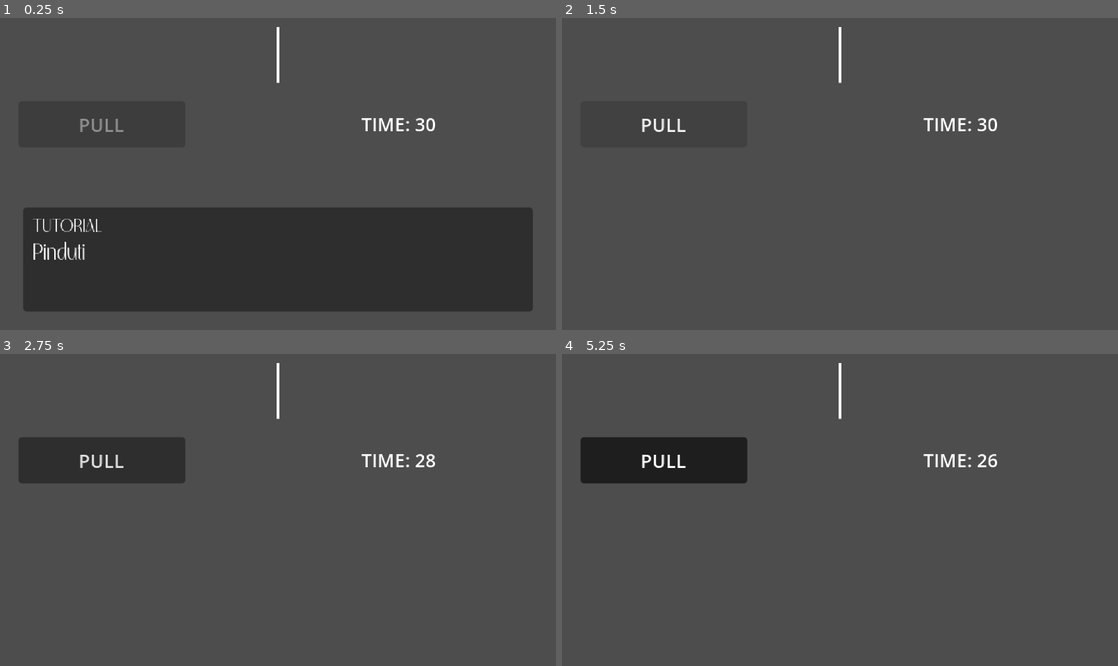
Above: before the commit, frames 1-4 (two rows, left to right).
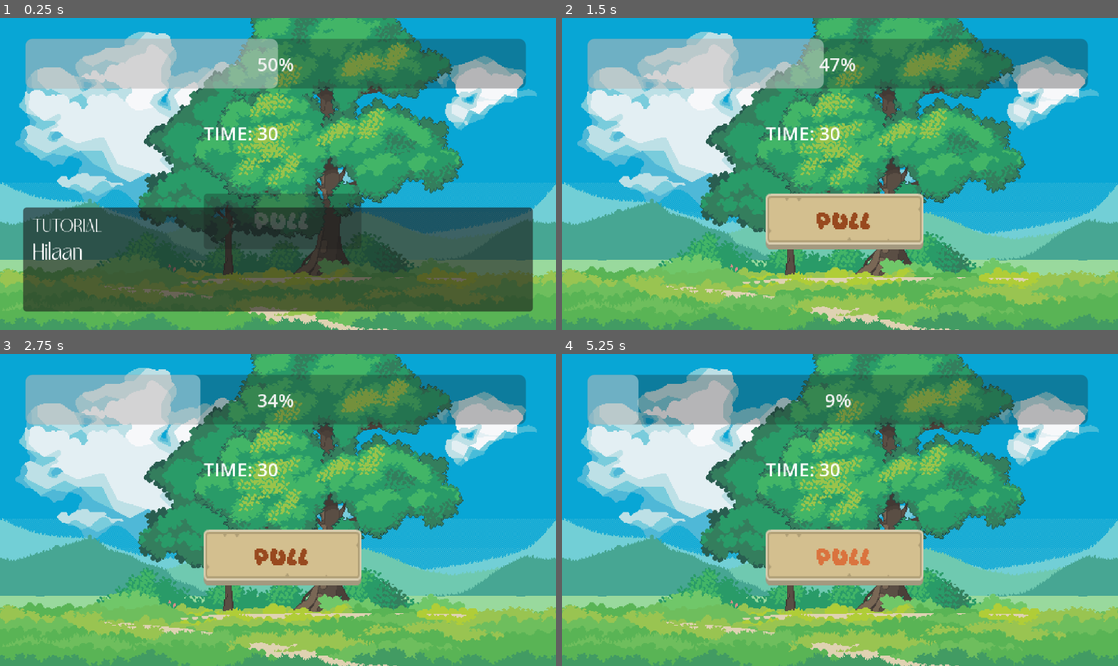
Above: after the commit, the same moments.

Repository: ChrisF29/lakbayan-project
Game: Godot game, scene res://minigames/hilaan_lubid.tscn
Same seed, same stepped clock (60 frames per second), same inputs: the game is played once before the commit and once after it. This scene is started directly instead of the project's main scene.
Inputs (mouse positions are in pixels of both pictures, inside the frame that each line leads up to):
- Up to frame 1 (0.25 s): no input
- Up to frame 2 (1.5 s): tap Enter at 0.5 s; move the mouse to (962, 158) at 0.52 s; hold D (right) 0.53-1.25 s; tap E (interact) at 0.6 s; click (962, 158) at 0.67 s; click "PULL" at 1.25 s
- Up to frame 3 (2.75 s): drag from (166, 525) to (250, 572) at 2.02 s
- Up to frame 4 (5.25 s): move the mouse to (895, 441) at 2.77 s; hold D (right) 2.78-3.5 s; tap E (interact) at 2.85, 4.35 s; drag from (812, 572) to (673, 463) at 3.52 s; move the mouse to (1006, 556) at 4.27 s; hold A (left) 4.28-5 s; drag from (673, 463) to (756, 432) at 5.02 s

The runs differ from the first frame. In frame 1, 96% of the frame differs, in the area x 0-100%, y 0-100%; in frame 2, 99%; in frame 3, 99%; in frame 4, 99%.

Commit message:
Add new texture assets and their import configurations
- Added 'orig.png' texture asset with corresponding import settings for compressed texture.
- Added 'vecteezy_versatile-twisted-fiber-rope-for-various-uses_54300354.png' texture asset, which is too large to diff, along with its import configuration for compressed texture.

Diff:
--- a/minigames/hilaan_lubid.tscn
+++ b/minigames/hilaan_lubid.tscn
@@ -2,6 +2,16 @@
 
 [ext_resource type="Script" uid="uid://cogj83xaavu47" path="res://minigames/scripts/hilaan_lubid.gd" id="1_hilaan_lubid"]
 [ext_resource type="PackedScene" uid="uid://dsm6pv2lhxdee" path="res://scenes/dialogue_box.tscn" id="2_dialogue_box"]
+[ext_resource type="Texture2D" uid="uid://rcbvr2c6xc7e" path="res://assets/orig.png" id="2_l1j6q"]
+[ext_resource type="FontFile" uid="uid://xvmg0to5anpq" path="res://assets/fonts/Daydream DEMO.otf" id="3_hih2x"]
+[ext_resource type="Texture2D" uid="uid://cdjdbfdy82giq" path="res://assets/buttonLong_beige.png" id="4_je3ro"]
+[ext_resource type="Texture2D" uid="uid://besv0c1iluoo7" path="res://assets/buttonLong_beige_pressed.png" id="5_6ayg7"]
+
+[sub_resource type="StyleBoxTexture" id="StyleBoxTexture_ufpv5"]
+texture = ExtResource("4_je3ro")
+
+[sub_resource type="StyleBoxTexture" id="StyleBoxTexture_ycqt2"]
+texture = ExtResource("5_6ayg7")
 
 [node name="HilaanLubid" type="Control" unique_id=522946409]
 layout_mode = 3
@@ -12,37 +22,65 @@
 grow_vertical = 2
 script = ExtResource("1_hilaan_lubid")
 
-[node name="PullBar" type="TextureProgressBar" parent="." unique_id=937947940]
+[node name="BGPhoto" type="TextureRect" parent="." unique_id=1643697202]
 layout_mode = 0
-offset_left = 16.0
-offset_top = 8.0
-offset_right = 464.0
-offset_bottom = 56.0
+offset_right = 480.0
+offset_bottom = 272.0
+texture = ExtResource("2_l1j6q")
+expand_mode = 1
+
+[node name="RopeProgressBar" type="ProgressBar" parent="." unique_id=1339195309]
+layout_mode = 1
+anchors_preset = 8
+anchor_left = 0.5
+anchor_top = 0.5
+anchor_right = 0.5
+anchor_bottom = 0.5
+offset_left = -218.0
+offset_top = -117.5
+offset_right = 214.0
+offset_bottom = -74.5
+grow_horizontal = 2
+grow_vertical = 2
 value = 50.0
 
 [node name="Marker" type="ColorRect" parent="." unique_id=1765111423]
+visible = false
 layout_mode = 0
 offset_left = 239.0
 offset_top = 8.0
 offset_right = 241.0
 offset_bottom = 56.0
+color = Color(1, 0, 0, 1)
 
-[node name="PullButton" type="Button" parent="." unique_id=1997864080]
+[node name="PullButton" type="Button" parent="." unique_id=1576171495]
 layout_mode = 0
-offset_left = 16.0
-offset_top = 72.0
-offset_right = 160.0
-offset_bottom = 112.0
+offset_left = 176.0
+offset_top = 152.0
+offset_right = 312.0
+offset_bottom = 200.0
+size_flags_vertical = 3
+theme_override_colors/font_color = Color(0.85490197, 0.4509804, 0.24313726, 1)
+theme_override_colors/font_focus_color = Color(0.59607846, 0.28627452, 0.12156863, 1)
+theme_override_colors/font_pressed_color = Color(0.45882353, 0.21176471, 0.08235294, 1)
+theme_override_colors/font_hover_color = Color(0.59607846, 0.28627452, 0.12156863, 1)
+theme_override_fonts/font = ExtResource("3_hih2x")
+theme_override_font_sizes/font_size = 13
+theme_override_styles/normal = SubResource("StyleBoxTexture_ufpv5")
+theme_override_styles/pressed = SubResource("StyleBoxTexture_ycqt2")
+theme_override_styles/hover = SubResource("StyleBoxTexture_ufpv5")
 text = "PULL"
 
 [node name="TimerLabel" type="Label" parent="." unique_id=1770595584]
 layout_mode = 0
-offset_left = 312.0
-offset_top = 80.0
-offset_right = 464.0
-offset_bottom = 104.0
+offset_left = 176.0
+offset_top = 88.0
+offset_right = 328.0
+offset_bottom = 112.0
 text = "TIME: 30"
 
 [node name="Timer" type="Timer" parent="." unique_id=1067984122]
 
 [node name="DialogueBox" parent="." unique_id=1087356528 instance=ExtResource("2_dialogue_box")]
+
+[connection signal="pressed" from="PullButton" to="." method="_on_pull_button_pressed"]
--- a/minigames/scripts/hilaan_lubid.gd
+++ b/minigames/scripts/hilaan_lubid.gd
@@ -1,114 +1,119 @@
 extends Control
 
-@onready var progress_bar = $PullBar
-@onready var pull_button = $PullButton
-@onready var dialogue_box = $DialogueBox
-@onready var timer_label = $TimerLabel
-@onready var timer = $Timer
+@onready var rope_bar =$RopeProgressBar
 
-var rope_value = 50.0
-var time_left = 30
-var game_over = false
+@onready var dialogue_box =$DialogueBox
+
+@onready var pull_button =$PullButton
+
+var rope_value = 50
+
+var enemy_force = 10
+
+var player_force = 5
+
+var game_finished = false
+
 var game_started = false
 
 func _ready():
 
-	progress_bar.min_value = 0
-	progress_bar.max_value = 100
-	progress_bar.value = rope_value
+    rope_bar.value = rope_value
 
-	pull_button.pressed.connect(
-		Callable(self, "_on_pull_button_pressed")
-	)
-
-	timer.timeout.connect(
-		Callable(self, "_on_timer_timeout")
-	)
-
-	pull_button.disabled = true
-
-	start_tutorial()
+    start_tutorial()
 
 func start_tutorial():
 
-	var dialogue = [
+    pull_button.disabled = true
+
+    var dialogue = [
 
 """
-Pindutin ang PULL para hilahin ang lubid.
+Hilaan Lubid!
 """,
 
 """
-Panatilihin sa kanan ang marka para manalo.
+Pindutin ang PULL button para hilahin ang lubid.
+""",
+
 """
-	]
+Kapag umabot sa kanan ang lubid,
+ikaw ang mananalo.
+"""
+    ]
 
-	dialogue_box.start(
-		"TUTORIAL",
-		dialogue
-	)
+    dialogue_box.start(
+        "TUTORIAL",
+        dialogue
+    )
 
-	await dialogue_box.dialogue_finished
+    await dialogue_box.dialogue_finished
 
-	pull_button.disabled = false
-	game_started = true
-	update_timer_label()
-	timer.start()
+    pull_button.disabled = false
+
+    game_started = true
 
 func _process(delta):
 
-	if game_over or !game_started:
-		return
+    if game_finished or !game_started:
+        return
 
-	rope_value -= delta * 10.0
-	rope_value = clamp(rope_value, 0.0, 100.0)
+    rope_value -= enemy_force * delta
 
-	progress_bar.value = rope_value
+    rope_value = clamp(
+        rope_value,
+        0,
+        100
+    )
 
-	if rope_value >= 100.0:
-		win_game()
-		return
+    rope_bar.value = rope_value
 
-	if rope_value <= 0.0:
-		lose_game()
+    check_game_result()
 
 func _on_pull_button_pressed():
 
-	if game_over or !game_started:
-		return
+    if game_finished:
+        return
 
-	rope_value += 5.0
-	rope_value = clamp(rope_value, 0.0, 100.0)
+    rope_value += player_force
 
-func _on_timer_timeout():
+func check_game_result():
 
-	if game_over:
-		return
+    if rope_value >= 100:
 
-	time_left -= 1
-	update_timer_label()
+        win_game()
 
-	if time_left <= 0:
-		lose_game()
+    elif rope_value <= 0:
 
-func update_timer_label():
+        lose_game()
 
-	timer_label.text = "TIME: " + str(time_left)
+func win_game():
+
+    game_finished = true
+
+    print("PLAYER WON")
+
+    QuestManager.set_state(
+        "rope_game_complete",
+        true
+    )
+
+    await get_tree().create_timer(
+        1.0
+    ).timeout
+
+    get_tree().change_scene_to_file(
+        "res://quiz/maharlika_quiz.tscn"
+    )
 
 func lose_game():
 
-	if game_over:
-		return
+    game_finished = true
 
-	game_over = true
-	get_tree().reload_current_scene()
+    print("PLAYER LOST")
 
-func win_game():
+    await get_tree().create_timer(
+        1.0
+    ).timeout
 
-	if game_over:
-		return
-
-	game_over = true
-
-	get_tree().change_scene_to_file(
-		"res://quiz/maharlika_quiz.tscn"
-	)
+    get_tree().reload_current_scene()
--- a/scripts/rope_game_exit.gd
+++ b/scripts/rope_game_exit.gd
@@ -11,9 +11,9 @@
 	and Input.is_action_just_pressed(
 		"interact"
 	):
-		start_rope_game()
+		start_game()
 
-func start_rope_game():
+func start_game():
 
 	if !QuestManager.get_state(
 		"rope_game_started"
Binary file added: assets/orig.png
Not shown, added: assets/orig.png.import
Binary file added: assets/vecteezy_versatile-twisted-fiber-rope-for-various-uses_54300354.png
Not shown, added: assets/vecteezy_versatile-twisted-fiber-rope-for-various-uses_54300354.png.import
Not shown, changed: maps/pre_colonial_main_map.tscn
